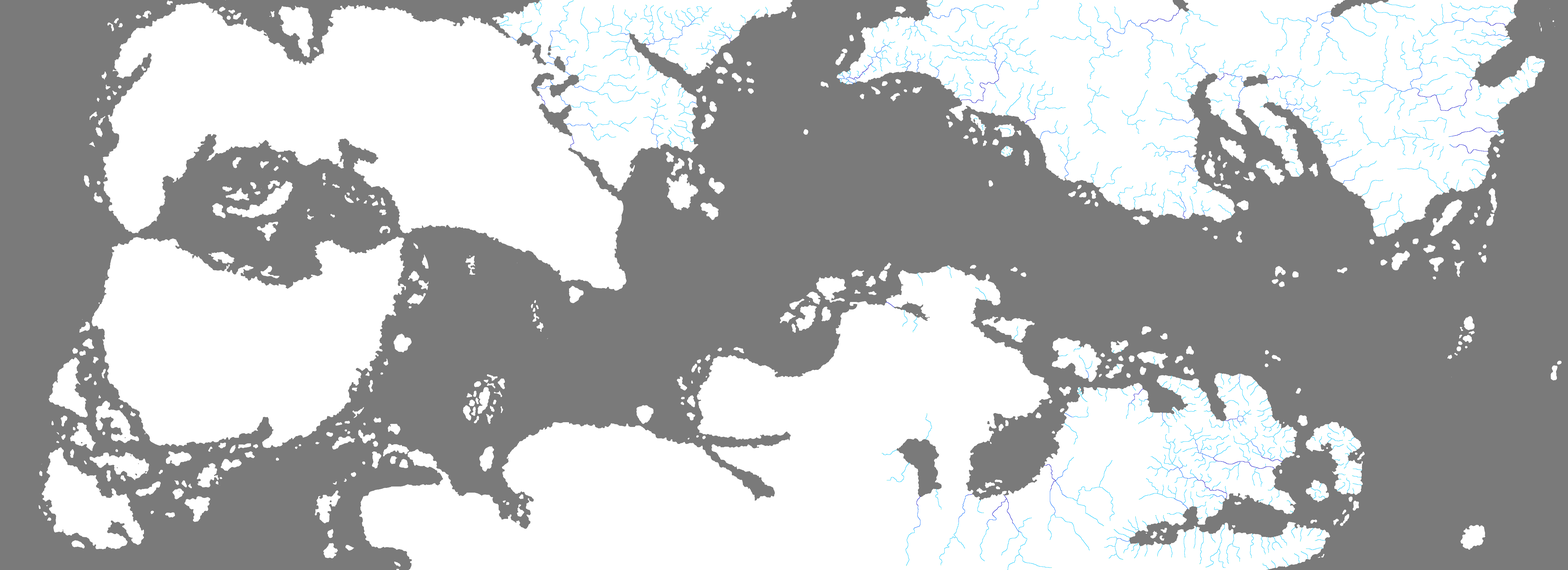
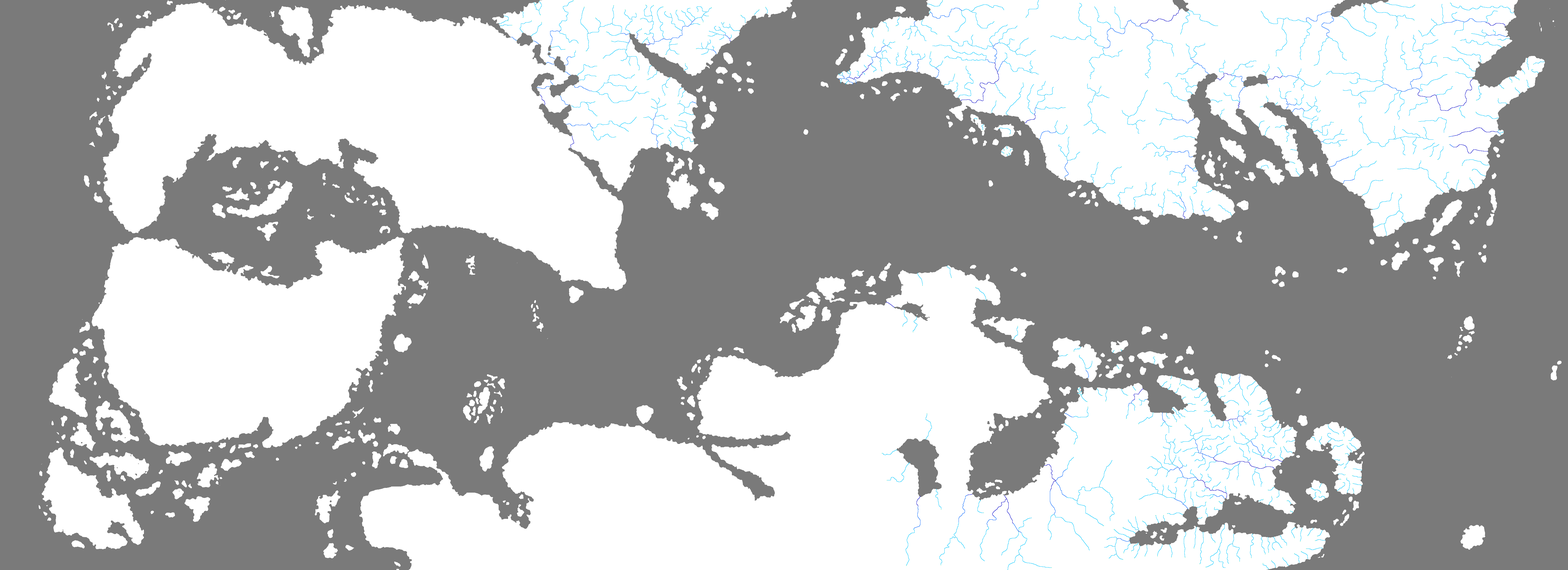
Layers edited between the first and the second (1568, 570) image:
painted on "Rivers copy" over 635, 28, 642, 39
